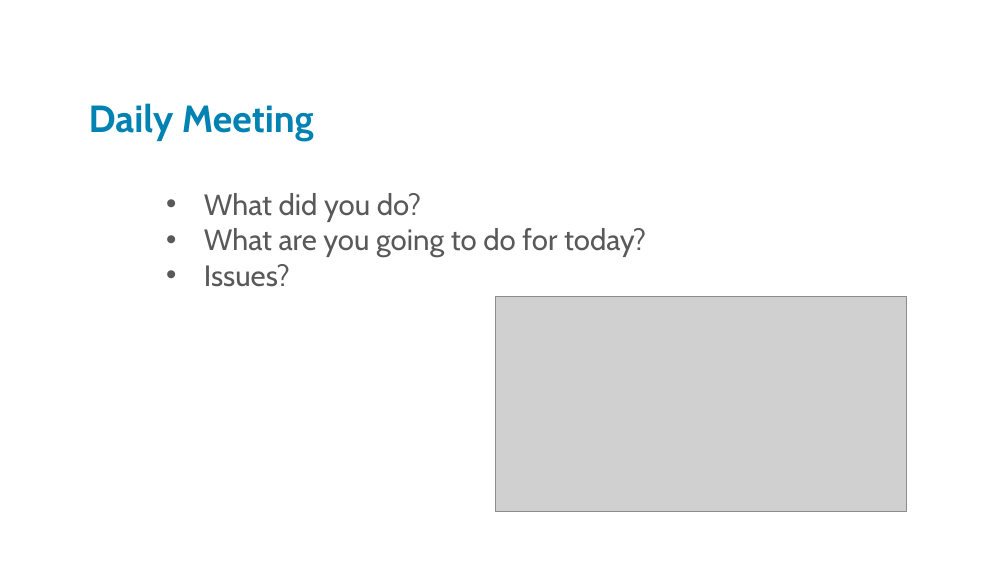
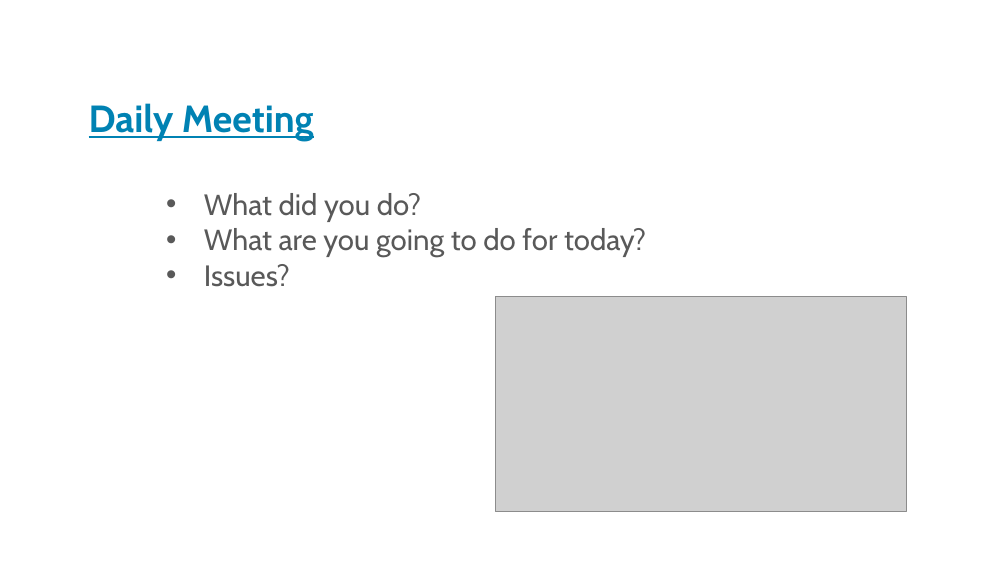
Before and after one commit to JoeyTatu/BusinessAppDev, a slide deck: slide 7 of Chenlei-- Presentation Slide.pptx. Drawn at 1008x567 pixels with LibreOffice and Linux fonts; fonts in the diff are those of the drawing; grey boxes stand for pictures; background and template pictures are left out. Boxes give left, top, right and bottom in pixels: in the first picture for what was removed or moved away, otherwise in the second. Text is boxed around its words. In the diff, an @@ line names an element or a change of style, - is before the commit and + after.

```diff
--- a/Chenlei-- Presentation Slide.pptx
+++ b/Chenlei-- Presentation Slide.pptx
@@ text "Daily Meeting" at (x1=89, y1=103, x2=314, y2=141): underline on @@
```
Also in this commit, not shown: 5 other slides changed.
